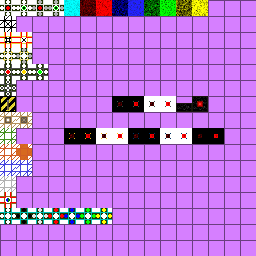
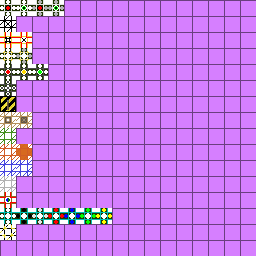
Layers edited between the first and the second 256 × 256 image:
renamed "Ebene 12" to "14*16+0 stripes", showed it, moved it above "13*16+0-6 diamond liquid", painted on it over [0, 0, 224, 240]
removed layer "Gates" over [64, 128, 224, 144]
removed layer "Gates 2" over [112, 96, 208, 112]
removed layer "Wires" over [64, 0, 208, 16]
painted on "Ebene 6" over [0, 224, 16, 240]
